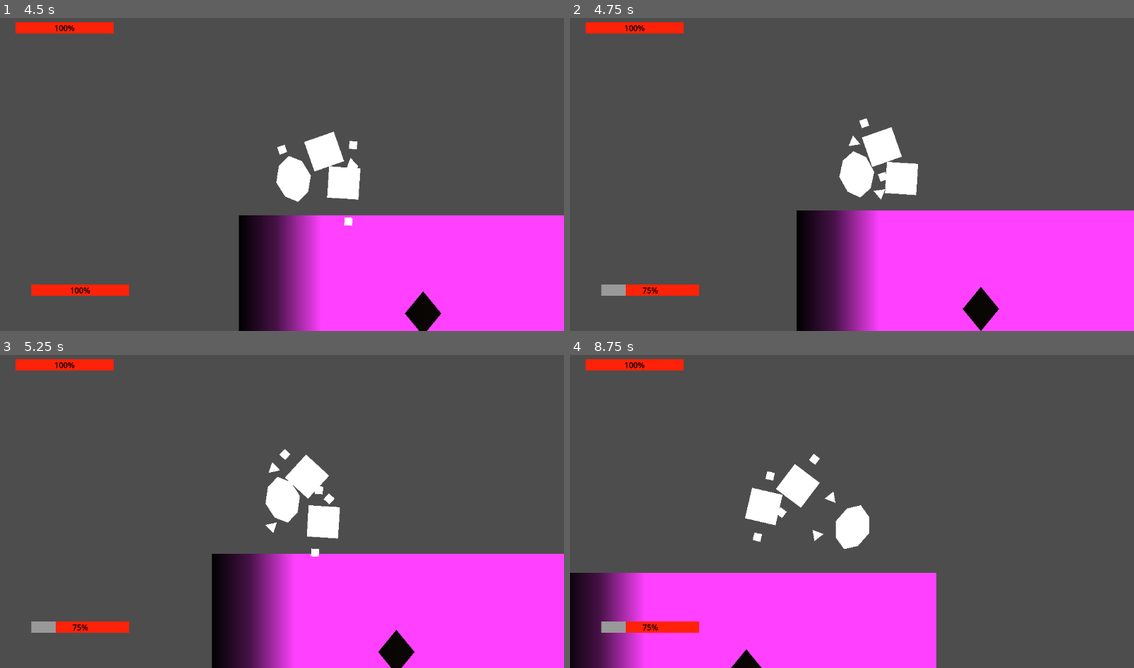
Above: before the commit, frames 1-4 (two rows, left to right).
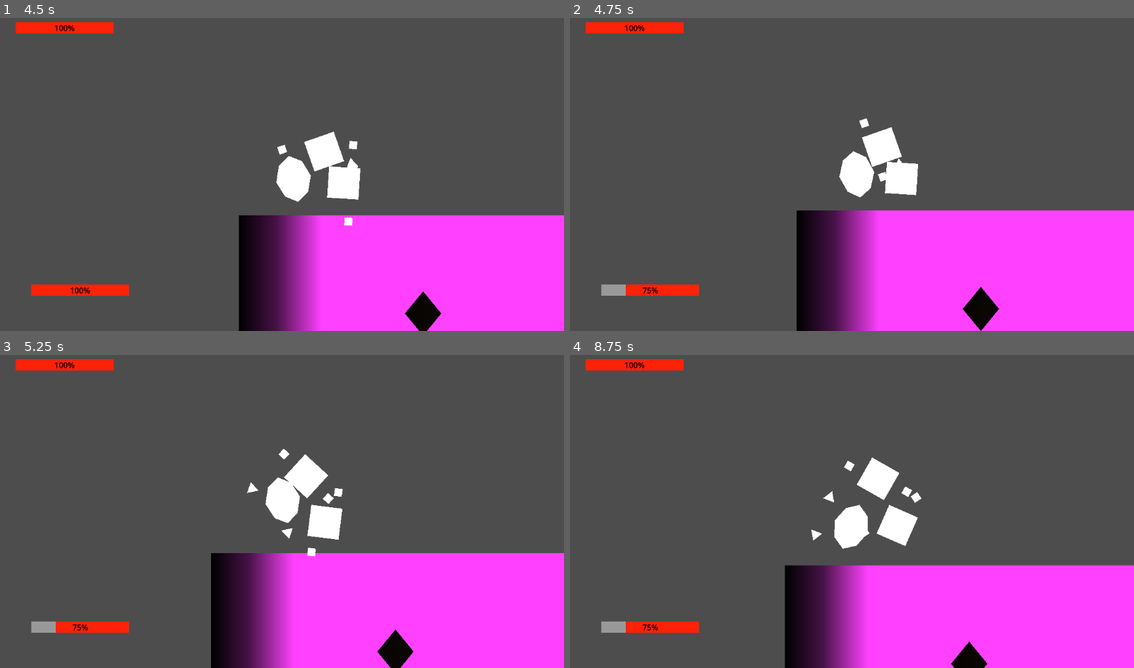
Above: after the commit, the same moments.

Repository: CatalinVini/TopDownGeometryCombatGame
Game: Godot game, scene res://World.tscn
Same seed, same stepped clock (60 frames per second), same inputs: the game is played once before the commit and once after it.
Inputs (mouse positions are in pixels of both pictures, inside the frame that each line leads up to):
- Up to frame 1 (4.5 s): move the mouse to (253, 237) at 0.52 s; hold W (up) 0.53-2.03 s; click (253, 237) at 0.6 s; right-click (253, 237) at 0.8 s; move the mouse to (451, 221) at 1.27 s; right-click (451, 221) at 1.35 s; tap Space (grab) at 1.55, 2.1, 3.8, 4.35 s; move the mouse to (112, 124) at 2.02 s; hold A (left) 2.03-3.53 s; click (112, 124) at 2.3 s; move the mouse to (310, 171) at 2.77 s; click (310, 171) at 2.85 s; right-click (310, 171) at 3.05 s; move the mouse to (197, 93) at 3.52 s; hold S (down) 3.53-4.28 s; right-click (197, 93) at 3.6 s; move the mouse to (406, 155) at 4.27 s; hold D (right) from 4.28 s (still down)
- Up to frame 2 (4.75 s): keep holding D (right); click (976, 155) at 4.55 s
- Up to frame 3 (5.25 s): move the mouse to (169, 524) at 5.02 s; release D (right) at 5.03 s; hold W (up) from 5.03 s (still down); click (169, 524) at 5.1 s
- Up to frame 4 (8.75 s): right-click (739, 524) at 5.3 s; move the mouse to (908, 439) at 5.77 s; release W (up) at 5.78 s; hold D (right) 5.78-8.03 s; right-click (908, 439) at 5.85 s; tap Space (grab) at 6.05, 6.6, 8.3 s; move the mouse to (823, 574) at 6.52 s; click (823, 574) at 6.8 s; move the mouse to (1021, 558) at 7.27 s; click (1021, 558) at 7.35 s; right-click (1021, 558) at 7.55 s; move the mouse to (682, 461) at 8.02 s; hold S (down) from 8.03 s (still down); right-click (682, 461) at 8.1 s

Frame 1 is identical in both runs. In frame 2, less than 0.1% of the frame differs, in the area x 49-59%, y 37-59%; in frame 3, 0.7%; in frame 4, 30%, in the area x 0-100%, y 31-100%.

Commit message:
GrabPullClinch_implementation
implemented the animations and states for the grab pull and clinch actions

Diff:
--- a/CharacterPlayer.tscn
+++ b/CharacterPlayer.tscn
@@ -365,54 +365,6 @@
 
 [sub_resource type="Animation" id="Animation_opd46"]
 length = 0.001
-tracks/0/type = "value"
-tracks/0/imported = false
-tracks/0/enabled = true
-tracks/0/path = NodePath("Hand R:position")
-tracks/0/interp = 1
-tracks/0/loop_wrap = true
-tracks/0/keys = {
-"times": PackedFloat32Array(0),
-"transitions": PackedFloat32Array(1),
-"update": 0,
-"values": [Vector2(8, 136)]
-}
-tracks/1/type = "value"
-tracks/1/imported = false
-tracks/1/enabled = true
-tracks/1/path = NodePath("Hand R:rotation")
-tracks/1/interp = 1
-tracks/1/loop_wrap = true
-tracks/1/keys = {
-"times": PackedFloat32Array(0),
-"transitions": PackedFloat32Array(1),
-"update": 0,
-"values": [0.0]
-}
-tracks/2/type = "value"
-tracks/2/imported = false
-tracks/2/enabled = true
-tracks/2/path = NodePath("Hand L:position")
-tracks/2/interp = 1
-tracks/2/loop_wrap = true
-tracks/2/keys = {
-"times": PackedFloat32Array(0),
-"transitions": PackedFloat32Array(1),
-"update": 0,
-"values": [Vector2(8, -136)]
-}
-tracks/3/type = "value"
-tracks/3/imported = false
-tracks/3/enabled = true
-tracks/3/path = NodePath("Hand L:rotation")
-tracks/3/interp = 1
-tracks/3/loop_wrap = true
-tracks/3/keys = {
-"times": PackedFloat32Array(0),
-"transitions": PackedFloat32Array(1),
-"update": 0,
-"values": [3.14159]
-}
 
 [sub_resource type="AnimationLibrary" id="AnimationLibrary_kxtsn"]
 _data = {
@@ -464,7 +416,7 @@
 polygon = PackedVector2Array(57.4286, 55, 38.2858, 103.425, -8.64781e-20, 128.006, -38.2858, 103.425, -57.4286, 55, -38.2858, 6.08384, -8.64781e-20, -18.006, 38.2858, 6.08384)
 
 [node name="Hand L" type="Polygon2D" parent="PlayerCharacterBody2D"]
-position = Vector2(8, -136)
+position = Vector2(280, -16)
 rotation = 3.14159
 offset = Vector2(96, 23.87)
 polygon = PackedVector2Array(-120, -40, -72, -40, -96, 9.53674e-07)
@@ -481,7 +433,7 @@
 position = Vector2(-9.99996, -16)
 
 [node name="Hand R" type="Polygon2D" parent="PlayerCharacterBody2D"]
-position = Vector2(8, 136)
+position = Vector2(280, 16)
 offset = Vector2(96, 23.87)
 polygon = PackedVector2Array(-120, -40, -72, -40, -96, 9.53674e-07)
 
@@ -513,6 +465,7 @@
 [node name="RayCast2D" type="RayCast2D" parent="PlayerCharacterBody2D"]
 position = Vector2(80, 0)
 target_position = Vector2(240, 0)
+hit_from_inside = true
 
 [node name="ShapeCast2D" type="ShapeCast2D" parent="PlayerCharacterBody2D"]
 visible = false
@@ -550,6 +503,10 @@
 wait_time = 0.23
 one_shot = true
 
+[node name="Timer_pull" type="Timer" parent="."]
+wait_time = 0.5
+one_shot = true
+
 [connection signal="body_entered" from="PlayerCharacterBody2D/Hand L/AreaHandL2D" to="PlayerCharacterBody2D" method="_on_area_hand_l_2d_body_entered"]
 [connection signal="body_entered" from="PlayerCharacterBody2D/Hand R/AreaHandR2D" to="PlayerCharacterBody2D" method="_on_area_hand_r_2d_body_entered"]
 [connection signal="area_entered" from="PlayerCharacterBody2D/AreaParry2D" to="PlayerCharacterBody2D" method="_on_area_parry_2d_area_entered"]
@@ -559,3 +516,4 @@
 [connection signal="timeout" from="Timer_block" to="PlayerCharacterBody2D" method="_on_timer_block_timeout"]
 [connection signal="timeout" from="Timer_grab" to="PlayerCharacterBody2D" method="_on_timer_grab_timeout"]
 [connection signal="timeout" from="Timer_grab_connected" to="PlayerCharacterBody2D" method="_on_timer_grab_connected_timeout"]
+[connection signal="timeout" from="Timer_pull" to="PlayerCharacterBody2D" method="_on_timer_pull_timeout"]
--- a/character_body_2d.gd
+++ b/character_body_2d.gd
@@ -11,6 +11,7 @@
 @onready var timer_block = $"../Timer_block"
 @onready var timer_grab = $"../Timer_grab"
 @onready var timer_grab_connected = $"../Timer_grab_connected"
+@onready var timer_pull = $"../Timer_pull"
 
 @onready var areaparry = $AreaParry2D
 @onready var raycast = $RayCast2D
@@ -21,6 +22,7 @@
 var attack_state = false
 var block_state = false
 var grab_state = false
+var pull_state = false
 var clinch_state = false
 var in_buffer = false
 var action_to_block_transition = false
@@ -68,9 +70,9 @@
 
 	velocity = input_direction * speed
 
-	if (input_direction) && (attack_state == false) && (block_state == false) && (grab_state == false):
+	if (input_direction) && (attack_state == false) && (block_state == false) && (grab_state == false) && (pull_state == false) && (clinch_state == false):
 		animation.play("Move")
-	elif (input_direction == some_zero) && (attack_state == false) && (block_state == false) && (grab_state == false):
+	elif (input_direction == some_zero) && (attack_state == false) && (block_state == false) && (grab_state == false) && (pull_state == false) && (clinch_state == false):
 		animation.play("Idle")
 
 
@@ -92,7 +94,7 @@
 
 func attack():
 
-	if (Input.is_action_just_pressed("attack")) && (attack_state == false) && (block_state == false) && (grab_state == false):
+	if (Input.is_action_just_pressed("attack")) && (attack_state == false) && (block_state == false) && (grab_state == false) && (pull_state == false):
 		attack_seq()
 	if (Input.is_action_just_pressed("attack")):
 		left_click_number = left_click_number + 1
@@ -153,7 +155,7 @@
 
 func grab():
 
-	if (Input.is_action_just_pressed("grab")) && (block_state == false) && (attack_state == false) && (grab_state == false):
+	if (Input.is_action_just_pressed("grab")) && (block_state == false) && (attack_state == false) && (grab_state == false) && (pull_state == false):
 		grab_seq()
 
 	if (Input.is_action_just_pressed("grab")):
@@ -266,6 +268,16 @@
 func _on_timer_grab_connected_timeout() -> void:
 
 	if (raycast.is_colliding()):
-		clinch_state = true
+		grab_state = false
+		pull_state = true
+		timer_grab.stop()
 		animation.play("Pull")
+		timer_pull.start(0.5)
 		print("Grab HIT")
+
+
+func _on_timer_pull_timeout() -> void:
+
+	pull_state = false
+	clinch_state = true
+	animation.play("Clinch")
